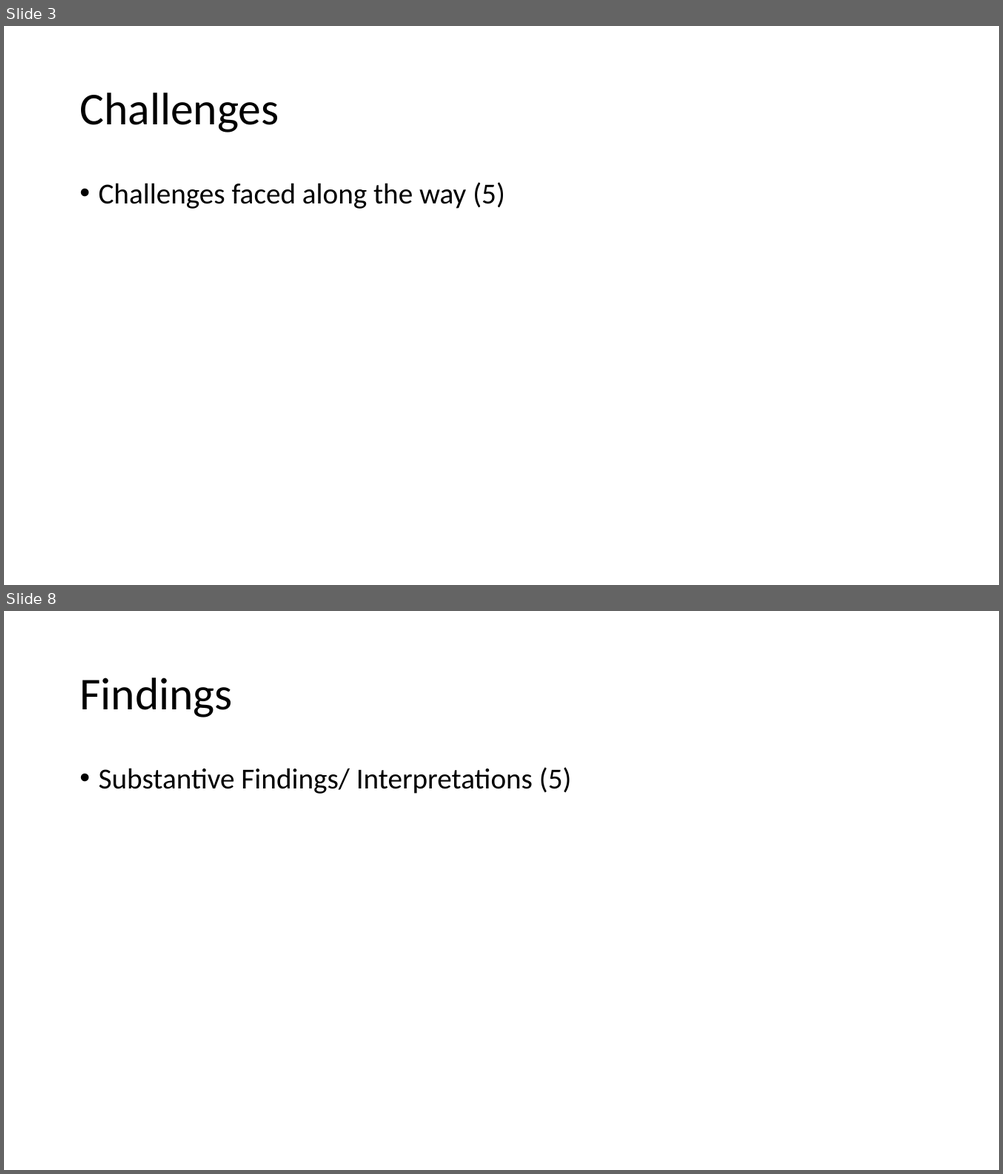
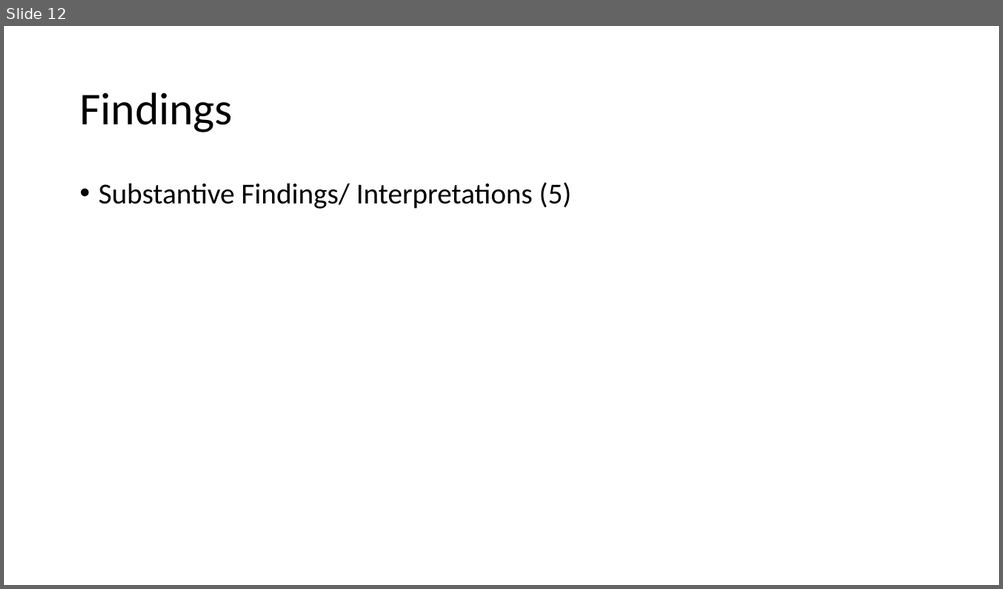
Before and after one commit to apedraza1234/socialfear, a slide deck: class_presentation.pptx. Shown one above the other, each under a label of ours: slides 3 and 8 before the commit, slide 12 after it; the slides between them are not shown. The pictures are 1003x1174 and 1003x589 pixels, drawn with LibreOffice and Linux fonts; fonts in the diff are those of the drawing. Boxes give left, top, right and bottom in pixels: in the first picture for what was removed or moved away, otherwise in the second. Text is boxed around its words. In the diff, an @@ line names an element or a change of style, - is before the commit and + after.

```diff
--- a/class_presentation.pptx
+++ b/class_presentation.pptx
@@ slide 3 removed at (4,26,999,585), background #FFFFFF @@
@@ title removed at (79,93,279,133) @@
-Challenges
@@ text removed at (99,182,505,209) @@
-• Challenges faced along the way (5)
@@ what was slide 8 is now slide 12 @@
```
Also in this commit, not shown: 3 slides changed, 8 slides added, 3 other slides removed, 4 other files.
